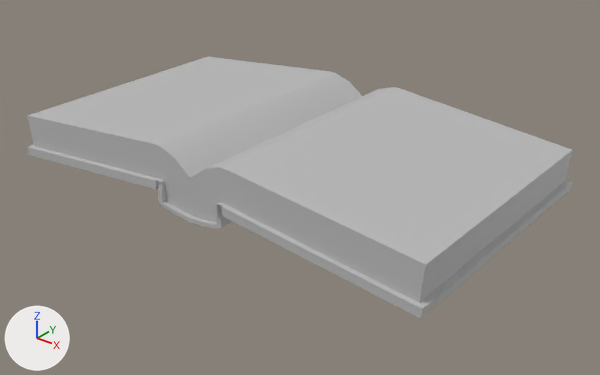
Before and after pictures for a commit that changed the FBX model Assets/Models/Book_Open.fbx.
The view is the same before and after, from a 50 mm camera at (0.354, -0.523, 0.305) aimed at (-0.048, -0.02, -0.007). The axes (+X, +Y, +Z) are drawn at lower left. The lights are the same throughout. Where no turn or scale is listed for an object, it has been applied to the vertices.

In view in the first picture: 'Book_Open'.
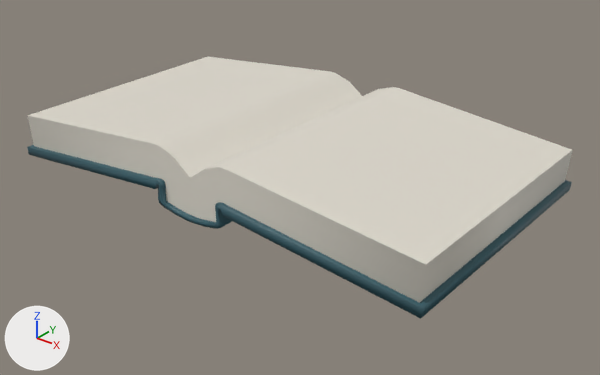
The newer file is also turned or shifted as a whole; pictures and numbers use the older file's frame.

Edits to the bpy script that builds the scene:
```text
Add img_uvbooks_2_png:
    img_uvbooks_2_png = load_image('UVbooks_2.png', '../Textures/UVbooks_2.png', 2048, 2048, 'sRGB')
Change mat_lambert1:
    remove mat_lambert1.base_color = (0.5, 0.5, 0.5)  # grey #bcbcbc
    add mat_lambert1.texture = img_uvbooks_2_png
    mat_lambert1.roughness: 0.5 -> 0.553
Change me_mesh:
    where me_mesh.from_pydata(...)  # 146 vertices, 146 faces; spans x -0.208..0.208, y -0.119..0.119, z 0.0..0.054
    used by ob_book_open; location = (-0.0677, -0.0138, 0.0)
    me_mesh part 1: texture (UV) coordinates of 146 of 146 faces, centred in x -0.208..0.208, y -0.119..0.119, z 0.001..0.054, changed; they spanned u 0.01..0.99, v 0.06..0.99 and now span u 0.1..0.9, v 0.14..0.96
```

Pixel boxes [x1, y1, x2, y2] of what changed, in the pictures (600 x 375 px):
'Book_Open', surface changed (grey to white)
    both: [27, 57, 573, 319]
